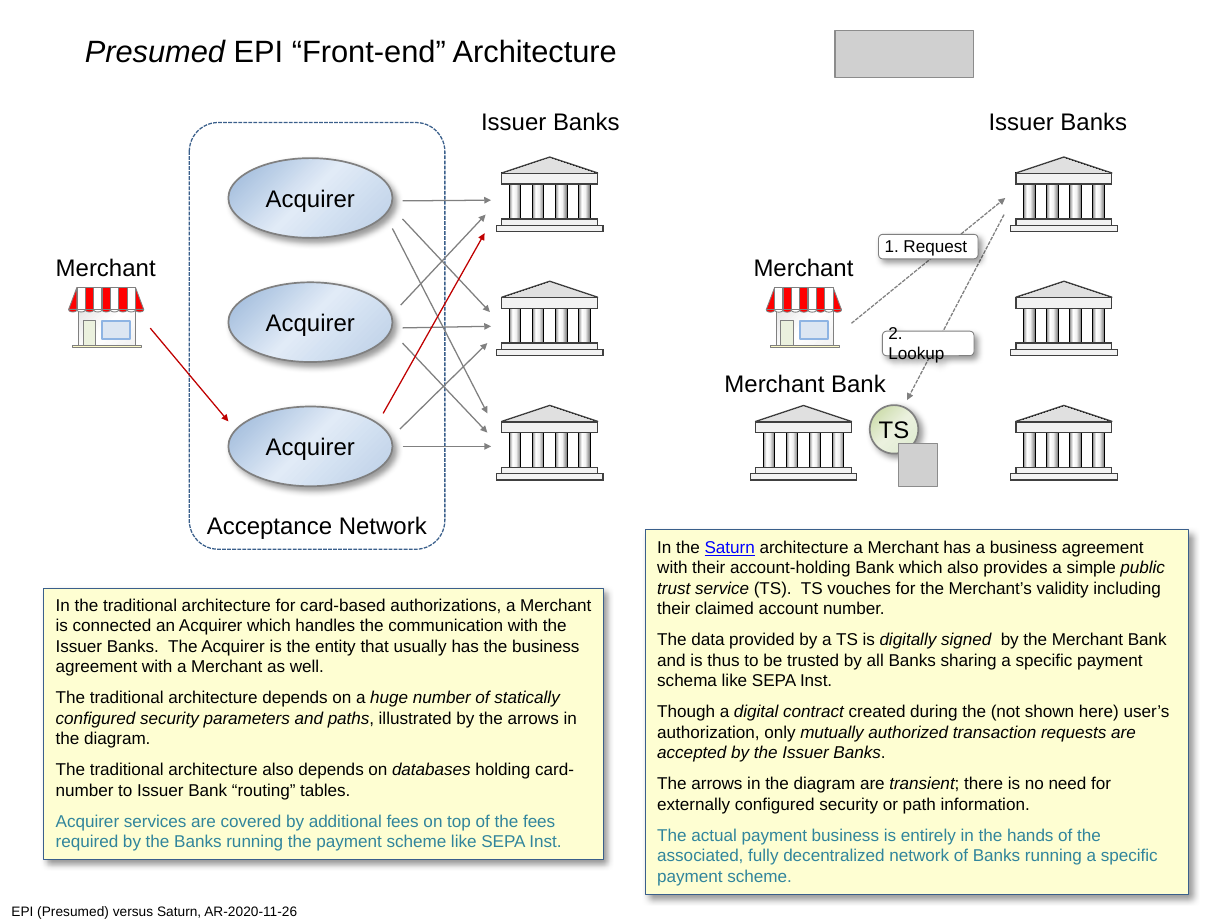
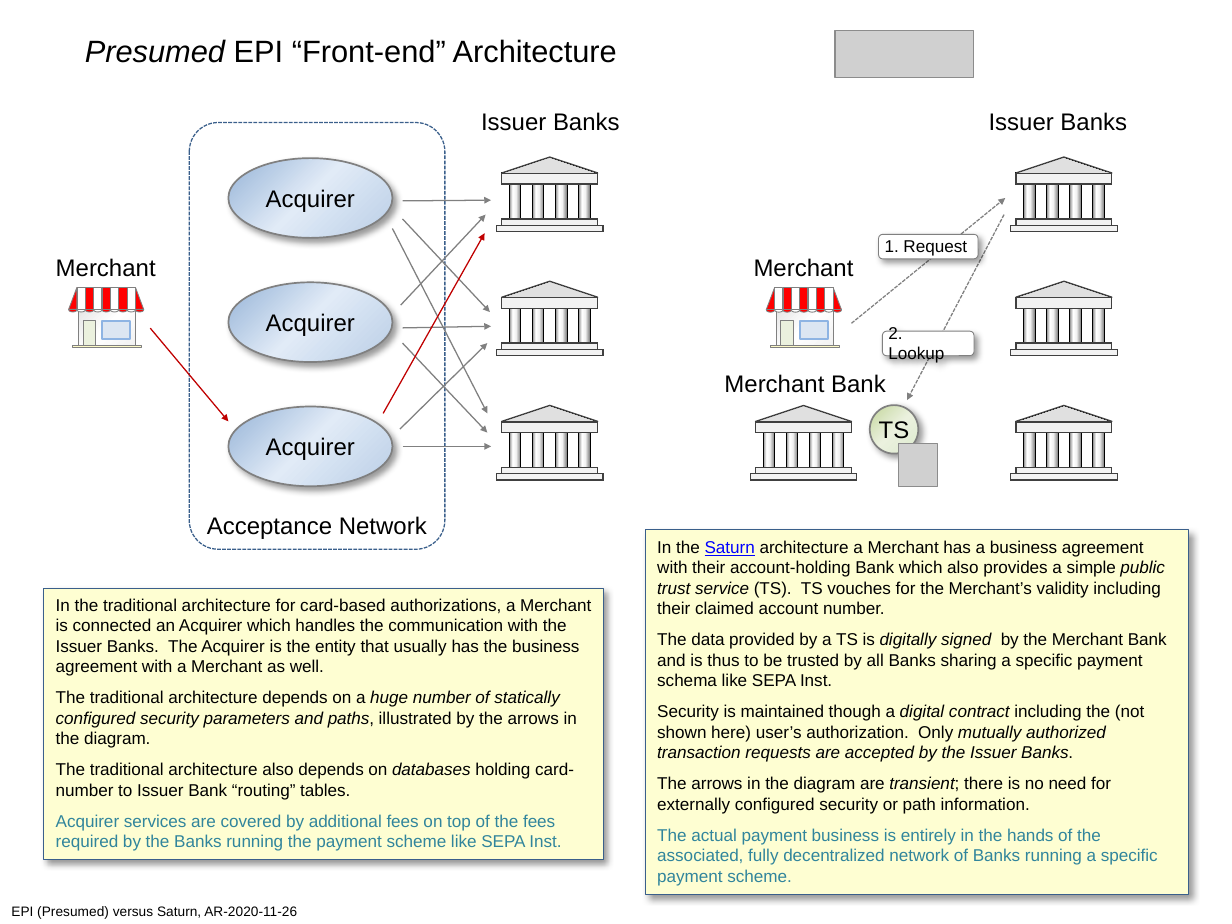
Before and after one commit to cyberphone/doc, a slide deck: slide 1 of saturn/epi(presumed)-vs-saturn.pptx. Drawn at 1232x924 pixels with LibreOffice and Linux fonts; fonts in the diff are those of the drawing; grey boxes stand for pictures. Boxes give left, top, right and bottom in pixels: in the first picture for what was removed or moved away, otherwise in the second. Text is boxed around its words. In the diff, an @@ line names an element or a change of style, - is before the commit and + after.

```diff
--- a/saturn/epi(presumed)-vs-saturn.pptx
+++ b/saturn/epi(presumed)-vs-saturn.pptx
@@ text in rectangle at bbox=[657, 704, 1144, 762]: text changed @@
-Though a digital contract created during the (not shown here) user’s authorization, only mutually authorized transaction requests are accepted by the Issuer Banks.
+Security is maintained though a digital contract including the (not shown here) user’s authorization. Only mutually authorized transaction requests are accepted by the Issuer Banks.
```
Also in this commit, not shown: 1 other file.
